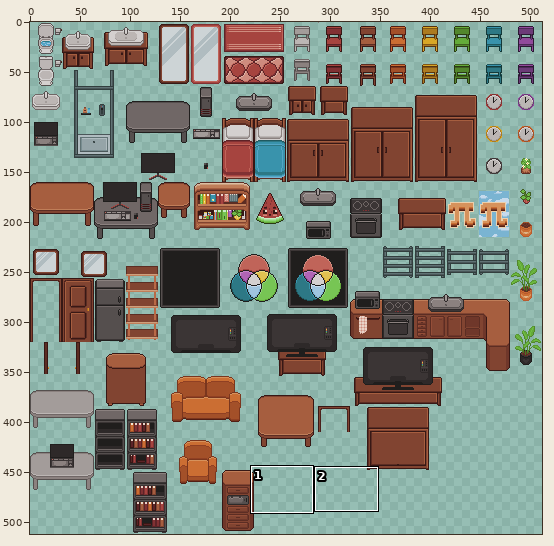
File history of a sprite sheet, game/house/assets/objects.png. The first picture is a wide view before the edit; the outline marks the close-up.
Close-up. The starting point:
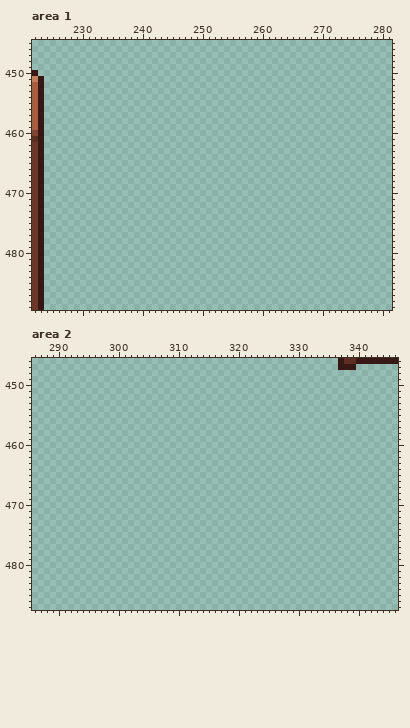
The file is 512x512 pixels. Colours within 5 levels of each other are drawn and written as one. Shown: area 1: x 222..281, y 445..489; area 2: x 286..346, y 446..487.
After the commit:
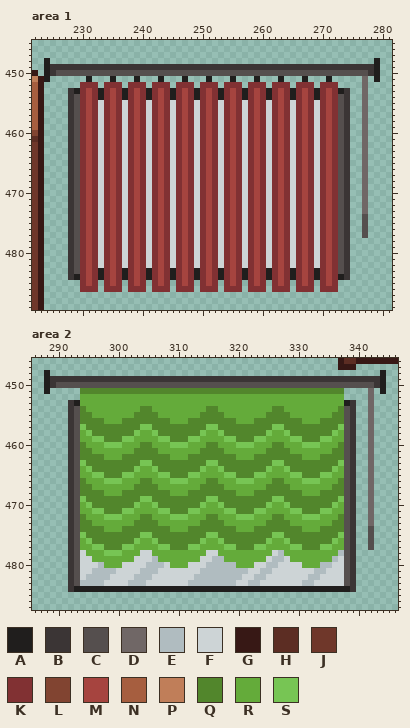
Palette (. is transparent): A #201e1d  B #3b3535  C #554f4e  D #706766  E #b0bcc0  F #cdd4d6  G #371815  H #5c2d23  J #6f372a  K #813133  L #814431  M #a6443f  N #a65e3f  P #c07e59  Q #52862c  R #64ab3a  S #77c554
Commit message: Add windows with curtains
Edits made:
Area 1:
y 448: x 224 . -> A; x 279 . -> A
y 449: x 224..279 ........................................................ -> ABBBBBBBBBBBBBBBBBBBBBBBBBBBBBBBBBBBBBBBBBBBBBBBBBBBBBBA
y 450: x 224..279 ........................................................ -> ABCCCCCCCCCCCCCCCCCCCCCCCCCCCCCCCCCCCCCCCCCCCCCCCCCCCCBA
y 451: x 224 . -> A; x 231 . -> A; x 235 . -> A; x 239 . -> A; x 243 . -> A; x 247 . -> A; x 251 . -> A; x 255 . -> A; x 259 . -> A; x 263 . -> A; x 267 . -> A; x 271 . -> A; x 277 . -> D; x 279 . -> A
y 452: x 230..232 ... -> KKK; x 234..236 ... -> KKK; x 238..240 ... -> KKK; x 242..244 ... -> KKK; x 246..248 ... -> KKK; x 250..252 ... -> KKK; x 254..256 ... -> KKK; x 258..260 ... -> KKK; x 262..264 ... -> KKK; x 266..268 ... -> KKK; x 270..272 ... -> KKK; x 277 . -> D
y 453: x 228..274 ............................................... -> BAKMKAKMKAKMKAKMKAKMKAKMKAKMKAKMKAKMKAKMKAKMKAB; x 277 . -> D
y 454: x 228..274 ............................................... -> BCKMKAKMKAKMKAKMKAKMKAKMKAKMKAKMKAKMKAKMKAKMKCB; x 277 . -> D
y 455..473: x 228..274 ............................................... -> BCKMKFKMKFKMKFKMKFKMKFKMKFKMKFKMKFKMKFKMKFKMKCB; x 277 . -> D
y 474..477: x 228..274 ............................................... -> BCKMKFKMKFKMKFKMKFKMKFKMKFKMKFKMKFKMKFKMKFKMKCB; x 277 . -> C
y 478..482: x 228..274 ............................................... -> BCKMKFKMKFKMKFKMKFKMKFKMKFKMKFKMKFKMKFKMKFKMKCB
y 483: x 228..274 ............................................... -> BCKMKAKMKAKMKAKMKAKMKAKMKAKMKAKMKAKMKAKMKAKMKCB
y 484: x 228..274 ............................................... -> BAKMKAKMKAKMKAKMKAKMKAKMKAKMKAKMKAKMKAKMKAKMKAB
y 485: x 230..232 ... -> KMK; x 234..236 ... -> KMK; x 238..240 ... -> KMK; x 242..244 ... -> KMK; x 246..248 ... -> KMK; x 250..252 ... -> KMK; x 254..256 ... -> KMK; x 258..260 ... -> KMK; x 262..264 ... -> KMK; x 266..268 ... -> KMK; x 270..272 ... -> KMK
y 486: x 230..232 ... -> KKK; x 234..236 ... -> KKK; x 238..240 ... -> KKK; x 242..244 ... -> KKK; x 246..248 ... -> KKK; x 250..252 ... -> KKK; x 254..256 ... -> KKK; x 258..260 ... -> KKK; x 262..264 ... -> KKK; x 266..268 ... -> KKK; x 270..272 ... -> KKK
Area 2:
y 448: x 288 . -> A; x 344 . -> A
y 449: x 288..344 ......................................................... -> ABBBBBBBBBBBBBBBBBBBBBBBBBBBBBBBBBBBBBBBBBBBBBBBBBBBBBBBA
y 450: x 288..344 ......................................................... -> ABCCCCCCCCCCCCCCCCCCCCCCCCCCCCCCCCCCCCCCCCCCCCCCCCCCCCCBA
y 451: x 288 . -> A; x 294..337 ............................................ -> QQQQQQQQQQQQQQQQQQQQQQQQQQQQQQQQQQQQQQQQQQQQ; x 342 . -> D; x 344 . -> A
y 452: x 294..337 ............................................ -> RRRRRRRRRRRRRRRRRRRRRRRRRRRRRRRRRRRRRRRRRRRR; x 342 . -> D
y 453: x 292..339 ................................................ -> BARRRRRRRRRRRRRRRRRRRRRRRRRRRRRRRRRRRRRRRRRRRRAB; x 342 . -> D
y 454: x 292..339 ................................................ -> BCQRRRRRRRRRQQRRRRRRRRRQQRRRRRRRRRQQRRRRRRRRRQCB; x 342 . -> D
y 455: x 292..339 ................................................ -> BCQQRRRRRRRQQQQRRRRRRRQQQQRRRRRRRQQQQRRRRRRRQQCB; x 342 . -> D
y 456: x 292..339 ................................................ -> BCQQQQRRRQQQQQQQQRRRQQQQQQQQRRRQQQQQQQQRRRQQQQCB; x 342 . -> D
y 457: x 292..339 ................................................ -> BCSQQQQQQQQQSSQQQQQQQQQSSQQQQQQQQQSSQQQQQQQQQSCB; x 342 . -> D
y 458: x 292..339 ................................................ -> BCRSQQQQQQQSRRSQQQQQQQSRRSQQQQQQQSRRSQQQQQQQSRCB; x 342 . -> D
y 459: x 292..339 ................................................ -> BCRRSSQQQSSRRRRSSQQQSSRRRRSSQQQSSRRRRSSQQQSSRRCB; x 342 . -> D
y 460: x 292..339 ................................................ -> BCQRRRSSSRRRQQRRRSSSRRRQQRRRSSSRRRQQRRRSSSRRRQCB; x 342 . -> D
y 461: x 292..339 ................................................ -> BCQQRRRRRRRQQQQRRRRRRRQQQQRRRRRRRQQQQRRRRRRRQQCB; x 342 . -> D
y 462: x 292..339 ................................................ -> BCQQQQRRRQQQQQQQQRRRQQQQQQQQRRRQQQQQQQQRRRQQQQCB; x 342 . -> D
y 463: x 292..339 ................................................ -> BCSQQQQQQQQQSSQQQQQQQQQSSQQQQQQQQQSSQQQQQQQQQSCB; x 342 . -> D
y 464: x 292..339 ................................................ -> BCRSQQQQQQQSRRSQQQQQQQSRRSQQQQQQQSRRSQQQQQQQSRCB; x 342 . -> D
y 465: x 292..339 ................................................ -> BCRRSSQQQSSRRRRSSQQQSSRRRRSSQQQSSRRRRSSQQQSSRRCB; x 342 . -> D
y 466: x 292..339 ................................................ -> BCQRRRSSSRRRQQRRRSSSRRRQQRRRSSSRRRQQRRRSSSRRRQCB; x 342 . -> D
y 467: x 292..339 ................................................ -> BCQQRRRRRRRQQQQRRRRRRRQQQQRRRRRRRQQQQRRRRRRRQQCB; x 342 . -> D
y 468: x 292..339 ................................................ -> BCQQQQRRRQQQQQQQQRRRQQQQQQQQRRRQQQQQQQQRRRQQQQCB; x 342 . -> D
y 469: x 292..339 ................................................ -> BCSQQQQQQQQQSSQQQQQQQQQSSQQQQQQQQQSSQQQQQQQQQSCB; x 342 . -> D
y 470: x 292..339 ................................................ -> BCRSQQQQQQQSRRSQQQQQQQSRRSQQQQQQQSRRSQQQQQQQSRCB; x 342 . -> D
y 471: x 292..339 ................................................ -> BCRRSSQQQSSRRRRSSQQQSSRRRRSSQQQSSRRRRSSQQQSSRRCB; x 342 . -> D
y 472: x 292..339 ................................................ -> BCQRRRSSSRRRQQRRRSSSRRRQQRRRSSSRRRQQRRRSSSRRRQCB; x 342 . -> D
y 473: x 292..339 ................................................ -> BCQQRRRRRRRQQQQRRRRRRRQQQQRRRRRRRQQQQRRRRRRRQQCB; x 342 . -> D
y 474: x 292..339 ................................................ -> BCQQQQRRRQQQQQQQQRRRQQQQQQQQRRRQQQQQQQQRRRQQQQCB; x 342 . -> C
y 475: x 292..339 ................................................ -> BCSQQQQQQQQQSSQQQQQQQQQSSQQQQQQQQQSSQQQQQQQQQSCB; x 342 . -> C
y 476: x 292..339 ................................................ -> BCRSQQQQQQQSRRSQQQQQQQSRRSQQQQQQQSRRSQQQQQQQSRCB; x 342 . -> C
y 477: x 292..339 ................................................ -> BCRRSSQQQSSRRRRSSQQQSSRRRRSSQQQSSRRRRSSQQQSSRRCB; x 342 . -> C
y 478: x 292..339 ................................................ -> BCFRRRSSSRRRFFRRRRRRRRRFFRRRRRRRRRFERRRRRRRRRECB
y 479: x 292..339 ................................................ -> BCFFRRRRRRRFFFERRRRRRRFFEERRRRRRRFEEFRRRRRRREFCB
y 480: x 292..339 ................................................ -> BCFFFERRRFFFFEEEFRRRFFFEEEEERRRFFEEFFFFRRREEFFCB
y 481: x 292..339 ................................................ -> BCFFEEEEFFFFEEEFFFFFFFEEEEEEEEFFEEFFFFFFFEEFFFCB
y 482: x 292..339 ................................................ -> BCFEEEEFFFFEEEFFFFFFFEEEEEEEEFFEEFFFFFFFEEFFFFCB
y 483: x 292..339 ................................................ -> BCEEEEFFFFEEEFFFFFFFEEEEEEEEFFEEFFFFFFFEEFFFFFCB
y 484: x 292..339 ................................................ -> BAAAAAAAAAAAAAAAAAAAAAAAAAAAAAAAAAAAAAAAAAAAAAAB
